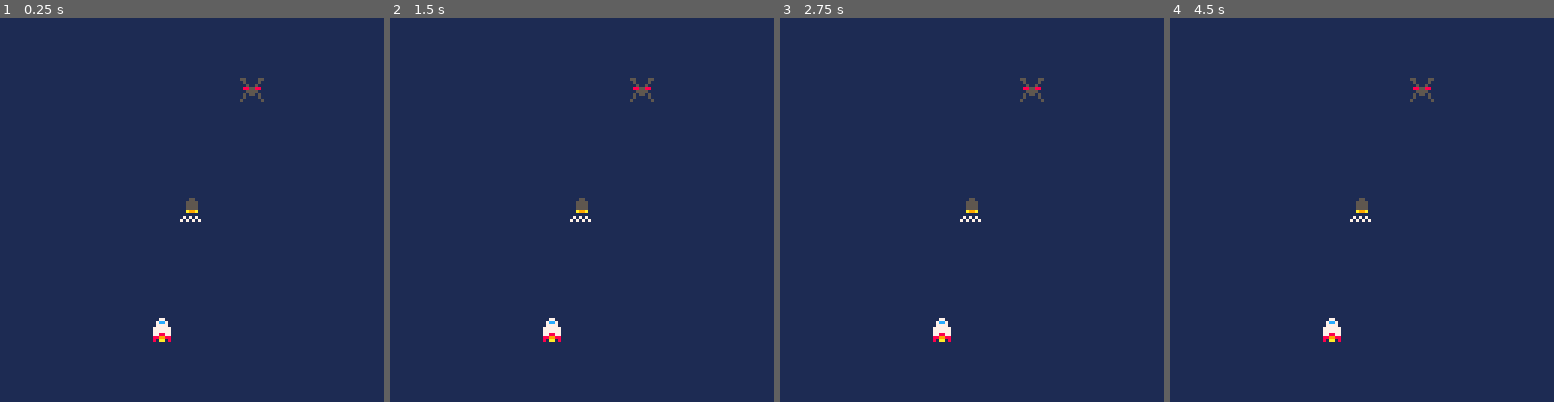
Above: before the commit, frames 1-4 (left to right).
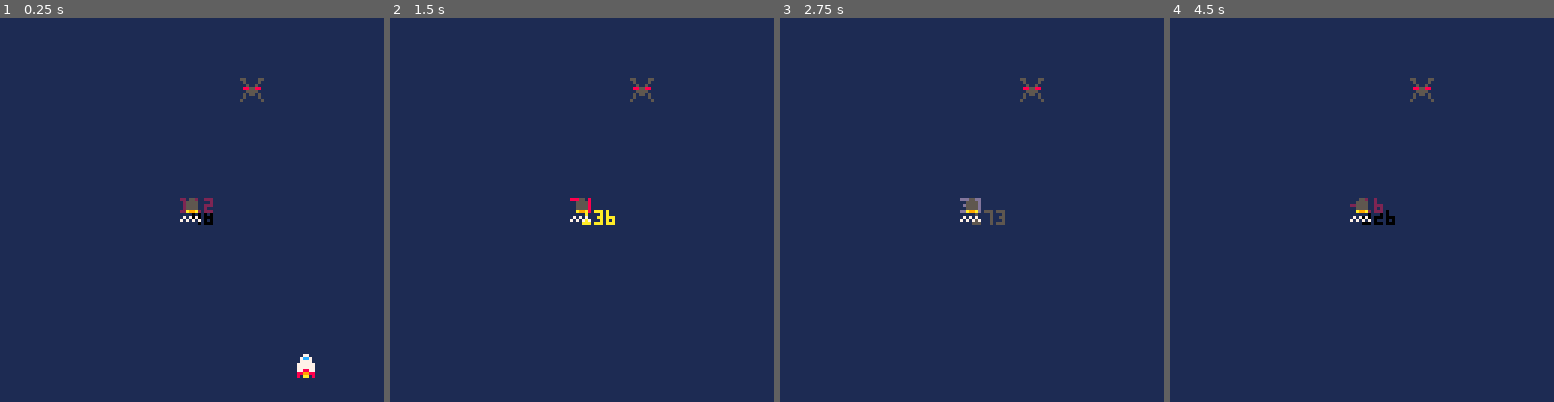
Above: after the commit, the same moments.

Repository: misakj/Game-Stuff
Game: PICO-8 cartridge Pico/shmup/shmup.p8
The game is run twice, just before and just after one commit, with the same random seed, the same clock (stepped at 60 frames per second) and the same inputs.
Inputs:
- Up to frame 1 (0.25 s): no input
- Up to frame 2 (1.5 s): no input
- Up to frame 3 (2.75 s): no input
- Up to frame 4 (4.5 s): no input

The runs differ from the first frame. In frame 1, 0.7% of the frame differs, in the area x 39-83%, y 46-94%; in frame 2, 0.4%; in frame 3, 0.4%; in frame 4, 0.5%.

Commit message:
updated pico folders

Diff:
--- /dev/null
+++ b/Pico/crawl/crawl.p8
@@ -0,0 +1,103 @@
+pico-8 cartridge // http://www.pico-8.com
+version 43
+__lua__
+-- zombie crawl to test what i've learned--
+function _init()
+cls()
+-- position of zombie
+zombie_x=10
+zombie_y=64
+
+-- zombie speed --
+zombiex_speed=1
+zombiey_speed=1
+
+-- zombie sprite --
+zombie_frame=1
+zombie_framel=17
+
+-- brains
+brains_spr=6
+
+end
+
+
+function _update()
+
+
+	zombiex_speed=0
+	zombiey_speed=0
+	--zombie_frame=1
+
+	-- control zombie --
+	if btnp(1) then
+		zombiex_speed=3
+		zombie_frame+=1
+	end
+
+	if btnp(0) then
+		zombiex_speed=-3
+		zombie_frame+=1
+	end
+
+	if btnp(2) then
+		zombiey_speed=-3
+		zombie_frame+=1
+	end
+
+	if btnp(3) then
+		zombiey_speed=3
+		zombie_frame+=1
+	end
+
+	--update zombie movement
+	zombie_x=zombie_x+zombiex_speed
+	zombie_y=zombie_y+zombiey_speed
+	if zombie_frame >3 then
+		zombie_frame=1
+	end
+	---screen edge detection --
+	if zombie_x>120 then
+		zombie_x=120
+	end
+
+	if zombie_x<0 then
+		zombie_x=0
+	end
+
+	if zombie_y>120 then
+		zombie_y=120
+	end
+
+	if zombie_y<0 then
+		zombie_y=0
+	end
+
+end
+
+function _draw()
+	cls()
+	spr(zombie_frame,zombie_x,zombie_y)
+
+	for i=1,10 do
+		spr(brains_spr,64,64)
+	end
+end
+
+
+__gfx__
+00000000000370000003700000037000000000000000000000000000000000000000000000000000000000000000000000000000000000000000000000000000
+00000000000330000003300000033000000000000000000000000000000000000000000000000000000000000000000000000000000000000000000000000000
+007007000022220000222200002222000000000000000000000eee00000000000000000000000000000000000000000000000000000000000000000000000000
+00077000030220300032203003022300000000000000000000eee0e0000000000000000000000000000000000000000000000000000000000000000000000000
+00077000000220000002200000022000000000000000000000e0eee0000000000000000000000000000000000000000000000000000000000000000000000000
+00700700000110000001100000011000000000000000000000eeeee0000000000000000000000000000000000000000000000000000000000000000000000000
+000000000030030000030300003030000000000000000000000000e0000000000000000000000000000000000000000000000000000000000000000000000000
+00000000000000000000000000000000000000000000000000000000000000000000000000000000000000000000000000000000000000000000000000000000
+00000000000730000007300000073000000000000000000000000000000000000000000000000000000000000000000000000000000000000000000000000000
+00000000000330000003300000033000000000000000000000000000000000000000000000000000000000000000000000000000000000000000000000000000
+00000000002222000022220000222200000000000000000000000000000000000000000000000000000000000000000000000000000000000000000000000000
+00000000030220300302230000322030000000000000000000000000000000000000000000000000000000000000000000000000000000000000000000000000
+00000000000220000002200000022000000000000000000000000000000000000000000000000000000000000000000000000000000000000000000000000000
+00000000000110000001100000011000000000000000000000000000000000000000000000000000000000000000000000000000000000000000000000000000
+00000000003003000030300000030300000000000000000000000000000000000000000000000000000000000000000000000000000000000000000000000000
--- /dev/null
+++ b/Pico/paddle/paddle3.p8
@@ -0,0 +1,116 @@
+pico-8 cartridge // http://www.pico-8.com
+version 43
+__lua__
+-- player controls lesson 3 --
+-- init() calls once at start --
+function _init()
+	cls(1)
+	-- position of ship --
+	shipx=40
+	shipy=64
+	-- speed of ship
+	shipspdx=1
+	shipspdy=1
+
+	-- position of primary bullet
+	bullxp=64
+	bullyp=40
+
+	-- position of secondary bullet
+	bullxs=64
+	bullys=40
+
+		-- position of special bullet
+	bullx3=64
+	bully3=40
+end
+-- update() makes changes on screen --
+function _update()
+
+	-- controls --
+
+	shipspdx=0
+	shipspdy=0
+	if btn(0) then
+		shipspdx=-2
+	end
+
+	if btn(1) then
+		shipspdx=2
+	end
+
+	if btn(2) then
+		shipspdy=-2
+	end
+
+	if btn(3) then
+		shipspdy=2
+	end
+
+	if btnp(5) then
+		bullxp=shipx
+		bullyp=shipy-3
+		sfx(0)
+	end
+
+	if btnp(4) then
+		bullxs=shipx
+		bullys=shipy-3
+		sfx(0)
+	end
+
+	if btnp(4) and btnp(5) then
+		bullx3=shipx
+		bully3=shipy-3
+		sfx(0)
+	end
+
+ -- moving the ship --
+	shipx=shipx+shipspdx
+	shipy=shipy+shipspdy
+
+	-- move the bullet --
+	bullyp=bullyp-3
+	bullys=bullys-3
+	bully3=bully3-3
+
+	-- checking for edge of screen --
+
+		if shipx>120 then
+	 	shipx=120
+		end
+
+	 if shipx<0 then
+	 	shipx=0
+	 end
+
+	 if shipy>120 then
+	 	shipy=120
+
+	 end
+
+	 if shipy<0 then
+	 	shipy=0
+
+	 end
+	end
+-- draw() draws frame on screen --
+function _draw()
+	cls(1)
+ spr(1,shipx,shipy)
+	spr(3,bullxp,bullyp)
+	spr(4,bullxs,bullys)
+	spr(5,bullx3,bully3)
+end
+
+__gfx__
+00000000000770005500005500000000000bb0000899998000000000000000000000000000000000000000000000000000000000000000000000000000000000
+00000000007cc7000500005000000000000bb0008999999800000000000000000000000000000000000000000000000000000000000000000000000000000000
+00700700007777000050050000099000000bb00088aaaa8800000000000000000000000000000000000000000000000000000000000000000000000000000000
+000770000777777008855880009aa900000bb000008aa80000000000000000000000000000000000000000000000000000000000000000000000000000000000
+000770000777777000555500009aa900000bb000008aa80000000000000000000000000000000000000000000000000000000000000000000000000000000000
+007007000778877005055050000990000000000088aaaa8800000000000000000000000000000000000000000000000000000000000000000000000000000000
+00000000088998800500005000000000000bb0008999999800000000000000000000000000000000000000000000000000000000000000000000000000000000
+00000000080aa0805000000500000000000bb0000899998000000000000000000000000000000000000000000000000000000000000000000000000000000000
+
+
--- /dev/null
+++ b/Pico/paddle/paddle4.p8
@@ -0,0 +1,180 @@
+pico-8 cartridge // http://www.pico-8.com
+version 43
+__lua__
+-- player controls lesson 3 --
+-- init() calls once at start --
+function _init()
+	cls(1)
+	-- position of ship --
+	shipx=40
+	shipy=64
+	-- speed of ship
+	shipspdx=1
+	shipspdy=1
+	-- ship sprite
+	shipspr=1
+	flamespr=6
+
+	-- position of primary bullet
+	bullxp=64
+	-- draw frame of bullet off screen
+	bullyp=-10
+
+	-- position of secondary bullet
+	bullxs=64
+	bullys=-10
+
+		-- position of special bullet
+	bullx3=64
+	bully3=-10
+
+	-- muzzle flash
+	muzzle=0
+
+	-- motion line animation
+	motion_line=33
+
+end
+-- update() makes changes on screen --
+function _update()
+
+	-- controls --
+
+	shipspdx=0
+	shipspdy=0
+	shipspr=1
+	if btn(0) then
+		shipspdx=-2
+		shipspr=2
+	end
+
+	if btn(1) then
+		shipspdx=2
+		shipspr=3
+	end
+
+	if btn(2) then
+		shipspdy=-2
+	end
+
+	if btn(3) then
+		shipspdy=2
+	end
+
+	if btnp(5) and not btnp(4) then
+		bullxp=shipx
+		bullyp=shipy-3
+		sfx(2)
+		muzzle=3
+	end
+
+	if btnp(4) and not btnp(5)  then
+		bullxs=shipx
+		bullys=shipy-3
+		sfx(0)
+		muzzle=4
+	end
+
+	if btnp(4) and btnp(5) then
+		bullx3=shipx
+		bully3=shipy-3
+		sfx(1)
+		muzzle=5
+	end
+
+ -- moving the ship --
+	shipx=shipx+shipspdx
+	shipy=shipy+shipspdy
+
+	-- move the bullet --
+	bullyp=bullyp-3
+	bullys=bullys-3
+	bully3=bully3-3
+
+	-- animate flame --
+	flamespr=flamespr+1
+	if flamespr>9 then
+		flamespr=5
+	end
+
+	-- animate muzzle
+	if muzzle>0 then
+		muzzle=muzzle-1
+	end
+
+	-- animate motion lines --
+	motion_line=motion_line+1
+	if motion_line>34 then
+		motion_line=33
+	end
+
+	-- checking for edge of screen --
+
+		if shipx>120 then
+	 	shipx=120
+		end
+
+	 if shipx<0 then
+	 	shipx=0
+	 end
+
+	 if shipy>120 then
+	 	shipy=120
+	 end
+
+	 if shipy<0 then
+	 	shipy=0
+	 end
+	end
+-- draw() draws frame on screen --
+function _draw()
+	cls(1)
+ spr(shipspr,shipx,shipy)
+ spr(flamespr,shipx,shipy+4)
+	spr(32,bullxp,bullyp)
+	spr(48,bullxs,bullys)
+	spr(56,bullx3,bully3)
+	spr(motion_line,bullxp,bullyp+4)
+
+	if muzzle > 0 then
+		circfill(shipx+3, shipy-2,muzzle,7)
+	end
+end
+…(38 lines of a section not shown)…
--- a/Pico/.Shmup.bk/shmup.p8
+++ b/Pico/shmup/shmup.p8
@@ -5,19 +5,27 @@
 -- init() calls once at start --
 function _init()
 	cls(1)
+	harry=90
+	mimi=120
+
 end
 -- draw() draws frame on screen --
 function _draw()
--- shmup spaceship sprite --
-spr(1,50,100)
--- shmup enemy sprite --
-spr(2,80,20)
--- bullet sprite --
-spr(3,60,60)
+	-- clears screen each frame --
+	cls(1)
+	-- shmup spaceship sprite --
+	print(harry,64,64,mimi)
+	print(mimi,60,60,harry)
+	spr(1,harry,mimi)
+	-- shmup enemy sprite --
+	spr(2,80,20)
+	-- bullet sprite --
+	spr(3,60,60)
 end
 -- update() makes changes on screen --
 function _update()
-
+	harry=harry+1
+	mimi=mimi-1
 end
 __gfx__
 00000000000770005500005500055000000000000000000000000000000000000000000000000000000000000000000000000000000000000000000000000000
--- /dev/null
+++ b/Pico/shmup/shmup4.p8
@@ -0,0 +1,93 @@
+pico-8 cartridge // http://www.pico-8.com
+version 43
+__lua__
+-- player controls lesson 3 --
+-- init() calls once at start --
+function _init()
+	cls(1)
+	-- position of ship --
+	shipx=40
+	shipy=64
+	-- speed of ship
+	shipspdx=1
+	shipspdy=1
+
+	-- position of bullet
+	bullx=64
+	bully=40
+end
+-- update() makes changes on screen --
+function _update()
+
+	-- controls --
+
+	shipspdx=0
+	shipspdy=0
+	if btn(0) then
+		shipspdx=-2
+	end
+
+	if btn(1) then
+		shipspdx=2
+	end
+
+	if btn(2) then
+		shipspdy=-2
+	end
+
+	if btn(3) then
+		shipspdy=2
+	end
+
+	if btnp(5) then
+		bullx=shipx
+		bully=shipy-3
+		sfx(0)
+	end
+
+ -- moving the ship --
+	shipx=shipx+shipspdx
+	shipy=shipy+shipspdy
+
+	-- move the bullet --
+	bully=bully-3
+
+	-- checking for edge of screen --
+
+		if shipx>120 then
+	 	shipx=120
+		end
+
+	 if shipx<0 then
+	 	shipx=0
+	 end
+
+	 if shipy>120 then
+	 	shipy=120
+
+	 end
+
+	 if shipy<0 then
+	 	shipy=0
+
+	 end
+	end
+-- draw() draws frame on screen --
+function _draw()
+	cls(1)
+ spr(1,shipx,shipy)
+	spr(3,bullx,bully)
+
+end
+
+__gfx__
+00000000000770005500005500000000000000000000000000000000000000000000000000000000000000000000000000000000000000000000000000000000
+00000000007cc7000500005000000000000000000000000000000000000000000000000000000000000000000000000000000000000000000000000000000000
+00700700007777000050050000099000000000000000000000000000000000000000000000000000000000000000000000000000000000000000000000000000
+000770000777777008855880009aa900000000000000000000000000000000000000000000000000000000000000000000000000000000000000000000000000
+000770000777777000555500009aa900000000000000000000000000000000000000000000000000000000000000000000000000000000000000000000000000
+00700700077887700505505000099000000000000000000000000000000000000000000000000000000000000000000000000000000000000000000000000000
+00000000088998800500005000000000000000000000000000000000000000000000000000000000000000000000000000000000000000000000000000000000
+00000000080aa0805000000500000000000000000000000000000000000000000000000000000000000000000000000000000000000000000000000000000000
+
+
--- /dev/null
+++ b/Pico/shmup/shmup5.p8
@@ -0,0 +1,204 @@
+pico-8 cartridge // http://www.pico-8.com
+version 43
+__lua__
+-- player controls lesson 3 --
+-- init() calls once at start --
+function _init()
+	cls(1)
+	-- position of ship --
+	shipx=64
+	shipy=64
+	-- speed of ship
+	shipspdx=1
+	shipspdy=1
+	-- ship sprite
+	shipspr=1
+	flamespr=6
+
+	-- position of primary bullet
+	bullxp=64
+	-- draw frame of bullet off screen
+	bullyp=-10
+
+	-- position of secondary bullet
+	bullxs=64
+	bullys=-10
+
+		-- position of special bullet
+	bullx3=64
+	bully3=-10
+
+	-- muzzle flash
+	muzzle=0
+
+
+	--score
+	score=10000
+
+	--lives
+	lives=3
+
+end
+-- update() makes changes on screen --
+function _update()
+
+	-- controls --
+
+	shipspdx=0
+	shipspdy=0
+	shipspr=1
+	if btn(0) then
+		shipspdx=-2
+		shipspr=2
+	end
+
+	if btn(1) then
+		shipspdx=2
+		shipspr=3
+	end
+
+	if btn(2) then
+		shipspdy=-2
+	end
+
+	if btn(3) then
+		shipspdy=2
+	end
+
+	if btnp(5) and not btnp(4) then
+		bullxp=shipx
+		bullyp=shipy-3
+		sfx(2)
+		muzzle=3
+	end
+
+	if btnp(4) and not btnp(5)  then
+		bullxs=shipx
+		bullys=shipy-3
+		sfx(0)
+		muzzle=4
+	end
+
+	if btnp(4) and btnp(5) then
+		bullx3=shipx
+		bully3=shipy-3
+		sfx(1)
+		muzzle=5
+	end
+
+ -- moving the ship --
+	shipx=shipx+shipspdx
+	shipy=shipy+shipspdy
+
+	-- move the bullet --
+	bullyp=bullyp-3
+	bullys=bullys-3
+	bully3=bully3-3
+
+	-- animate flame --
+	flamespr=flamespr+1
+	if flamespr>9 then
+		flamespr=5
+	end
+
+	-- animate muzzle
+	if muzzle>0 then
+		muzzle=muzzle-1
+	end
+
+
+	-- checking for edge of screen --
+
+		if shipx>120 then
+	 	shipx=120
+		end
+
+	 if shipx<0 then
+	 	shipx=0
+	 end
+
+	 if shipy>120 then
+	 	shipy=120
+	 end
+
+	 if shipy<0 then
+	 	shipy=0
+	 end
+	end
+-- draw() draws frame on screen --
+function _draw()
+	cls(1)
+ spr(shipspr,shipx,shipy)
+ spr(flamespr,shipx,shipy+4)
+	spr(32,bullxp,bullyp)
+	spr(48,bullxs,bullys)
+	spr(56,bullx3,bully3)
+
+	if muzzle > 0 then
+		circfill(shipx+3, shipy-2,muzzle,7)
+	end
+
+	print("score: "..score,40,1,12)
+	--lua count starts at 1, not 0
+	for i=1,4 do
+		if lives>=i then
+			spr(12,i*9-8,1)
+		else
+			spr(11,i*9-8,1)
+		end
+	end
+
+	--[[
+	">" only in "if" statement
+	loop i if heart
+	1    1 3>1 yes
+	2    2 3>2 yes
+	3    3 3>3 !no
+	4    4 4>4 !no
+
+	--]]
+end
+
+--extra notes--
+	--nil
+	--score=nil
+
+	-- .. operator -- concatenates	instead of '+'
+	--score="score:"..10000
+…(37 lines of a section not shown)…
Renamed: Pico/.Doggy Paddle.bk/doggy1.p8 -> Pico/paddle/doggy1.p8
Renamed: Pico/.Doggy Paddle.bk/dogpaddle2.p8 -> Pico/paddle/dogpaddle2.p8
Renamed: Pico/.Doggy Paddle.bk/dogpaddle3.p8 -> Pico/paddle/dogpaddle3.p8
Not shown, changed: the sound effects (__sfx__) section of Pico/paddle/paddle3.p8
Not shown, changed: 37 lines of the sprite sheet (__gfx__) section of Pico/paddle/paddle4.p8
Not shown, changed: the sound effects (__sfx__) section of Pico/paddle/paddle4.p8
Renamed: Pico/.Scratch.bk/art.p8 -> Pico/scratch/art.p8
Renamed: Pico/.Shmup.bk/shmup3.p8 -> Pico/shmup/shmup3.p8
Not shown, changed: the sound effects (__sfx__) section of Pico/shmup/shmup4.p8
Not shown, changed: 37 lines of the sprite sheet (__gfx__) section of Pico/shmup/shmup5.p8
Not shown, changed: the sound effects (__sfx__) section of Pico/shmup/shmup5.p8
